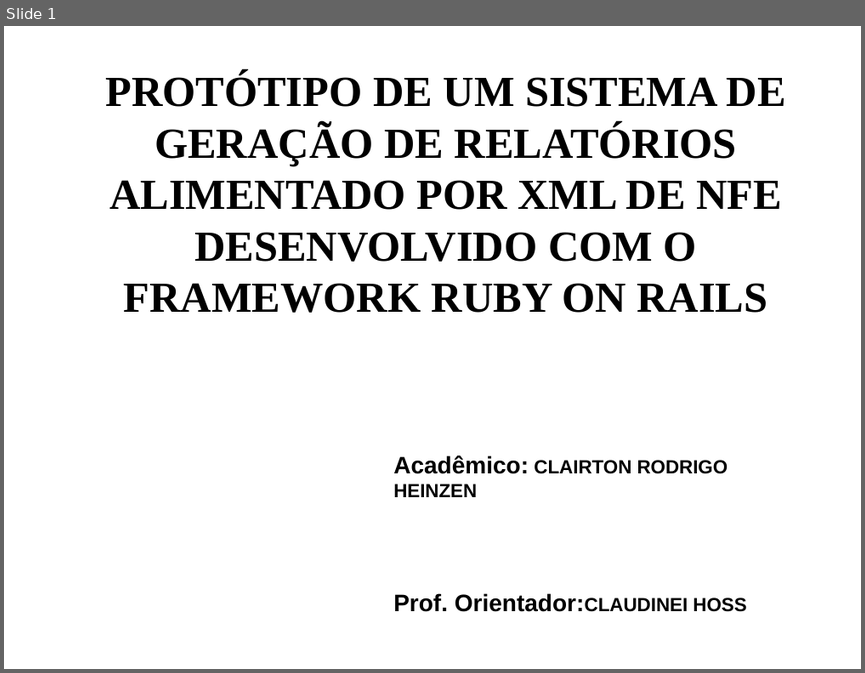
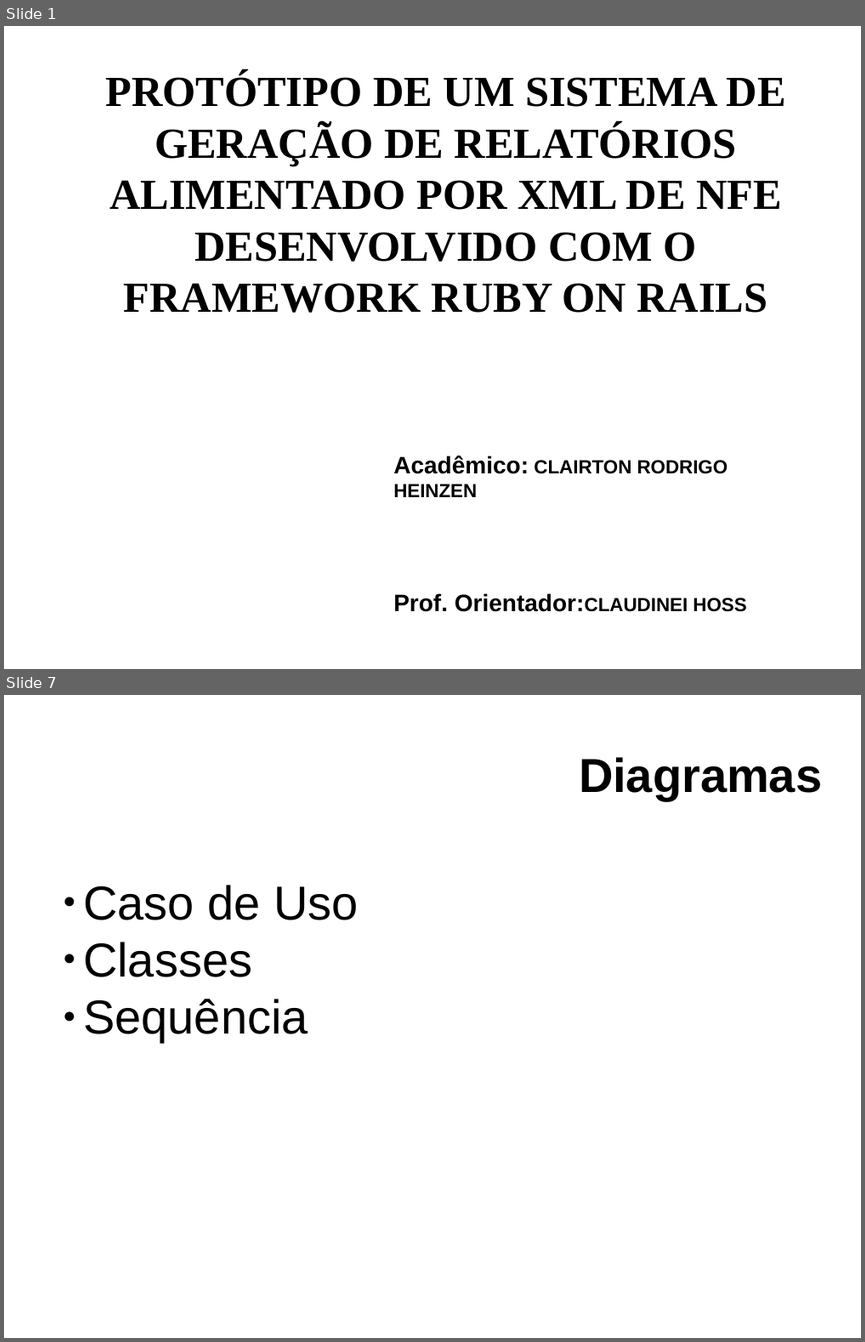
Before and after one commit to clairton/crh, a slide deck: slides.odp. Shown one above the other, each under a label of ours: slide 1 before the commit, slides 1 and 7 after it; the slides between them are not shown. The pictures are 865x673 and 865x1342 pixels, drawn with LibreOffice and Linux fonts; fonts in the diff are those of the drawing; background and template pictures are left out. Boxes give left, top, right and bottom in pixels: in the first picture for what was removed or moved away, otherwise in the second. Text is boxed around its words. In the diff, an @@ line names an element or a change of style, - is before the commit and + after.

```diff
--- a/slides.odp
+++ b/slides.odp
@@ slide 7 added at (4, 695, 861, 1338), background picture (left out) @@
@@ title added at (579, 757, 822, 800), 40 pt, text #000000, bold @@
+Diagramas
@@ text added at (83, 885, 358, 1042), 40 pt, text #000000 @@
+● Caso de Uso
+● Classes
+● Sequência
```
Also in this commit, not shown: 5 slides changed, 3 other slides added, 1 slide removed.
